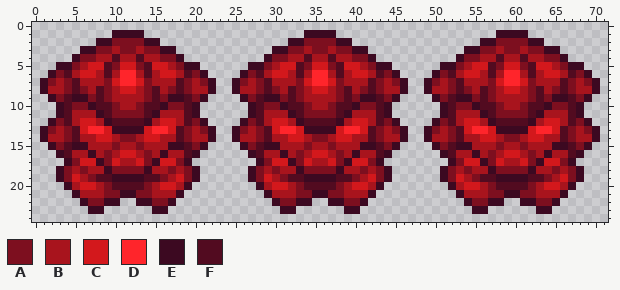
Sprite sheet, stored at assets/texture/shelly_spritesheet.png. Above: the version before the commit.
The file is 72x25 pixels.
Palette (. is transparent): A #7d0f1f  B #a8141d  C #d3181c  D #ff252b  E #3c0921  F #520b20
Pixels before, first column x 1:
 1 .........EEEE....................EEEE....................EEEE.........
 2 .......EEAAAAEE................EEAAAAEE................EEAAAAEE.......
 3 .....EEAABAABAAEE............EEAABAABAAEE............EEAABAABAAEE.....
 4 ....EAABBFBBFBBAAE..........EAABBFBBFBBAAE..........EAABBFBBFBBAAE....
 5 ..EEABCCFACCAFCCBAEE......EEABCCFACCAFCCBAEE......EEABCCFACCAFCCBAEE..
 6 .EAFBCCBFBDDBFBCCBFAE....EAFBCCBFBDDBFBCCBFAE....EAFBCCBFBDDBFBCCBFAE.
 7 EABAFBBBACDDCABBBFABAE..EABAFBBBACDDCABBBFABAE..EABAFBBBACDDCABBBFABAE
 8 EBBAFABFABCCBAFBAFABBE..EBBAFABFABCCBAFBAFABBE..EBBAFABFABCCBAFBAFABBE
 9 .EAFEEAFABBBBAFAEEFAE....EAFEEAFABBBBAFAEEFAE....EAFEEAFABBBBAFAEEFAE.
10 ..EFAAEFFABBAFFEAAFE......EFAAEFFABBAFFEAAFE......EFAAEFFABBAFFEAAFE..
11 ..EFBBBEFAAAAFEBBBFE......EFBBBEFAAAAFEBBBFE......EFBBBEFAAAAFEBBBFE..
12 .EAFBCCBEFFFFEBCCBFAE....EAFBCCBEFFFFEBCCBFAE....EAFBCCBEFFFFEBCCBFAE.
13 EABAFCDDCEEEECDDCFABAE..EABAFCDDCEEEECDDCFABAE..EABAFCDDCEEEECDDCFABAE
14 EBBAFBBCCBAABCCBBFABBE..EBBAFBBCCBAABCCBBFABBE..EBBAFBBCCBAABCCBBFABBE
15 .EAFEEBBBABBABBBEEFAE....EAFEEBBBABBABBBEEFAE....EAFEEBBBABBABBBEEFAE.
16 ..EFBBEBABCCBABEBBFE......EFBBEBABCCBABEBBFE......EFBBEBABCCBABEBBFE..
17 ...EACCEACBBCAECCAE........EACCEACBBCAECCAE........EACCEACBBCAECCAE...
18 ..EABABBEAAAAEBBABAE......EABABBEAAAAEBBABAE......EABABBEAAAAEBBABAE..
19 ..EACBAFFEEEEFFABCAE......EACBAFFEEEEFFABCAE......EACBAFFEEEEFFABCAE..
20 ...EBCCBAFFFFABCCBE........EBCCBAFFFFABCCBE........EBCCBAFFFFABCCBE...
21 ....EBBBAAEEAABBBE..........EBBBAAEEAABBBE..........EBBBAAEEAABBBE....
22 .....EAAEE..EEAAE............EAAEE..EEAAE............EAAEE..EEAAE.....
23 ......EE......EE..............EE......EE..............EE......EE......
And afterwards:
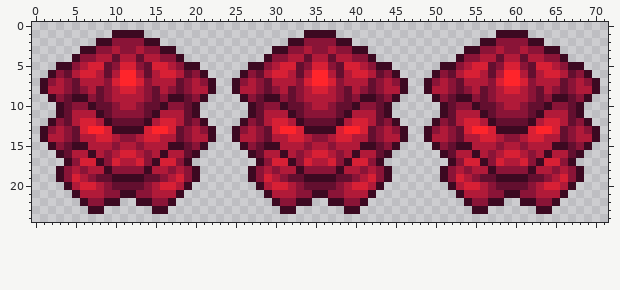
Edits made:
Colour A changes from #7d0f1f to #8a1437.
Colour B changes from #a8141d to #b11a39.
Colour C changes from #d3181c to #d82035.
Colour F changes from #520b20 to #630f2f.
